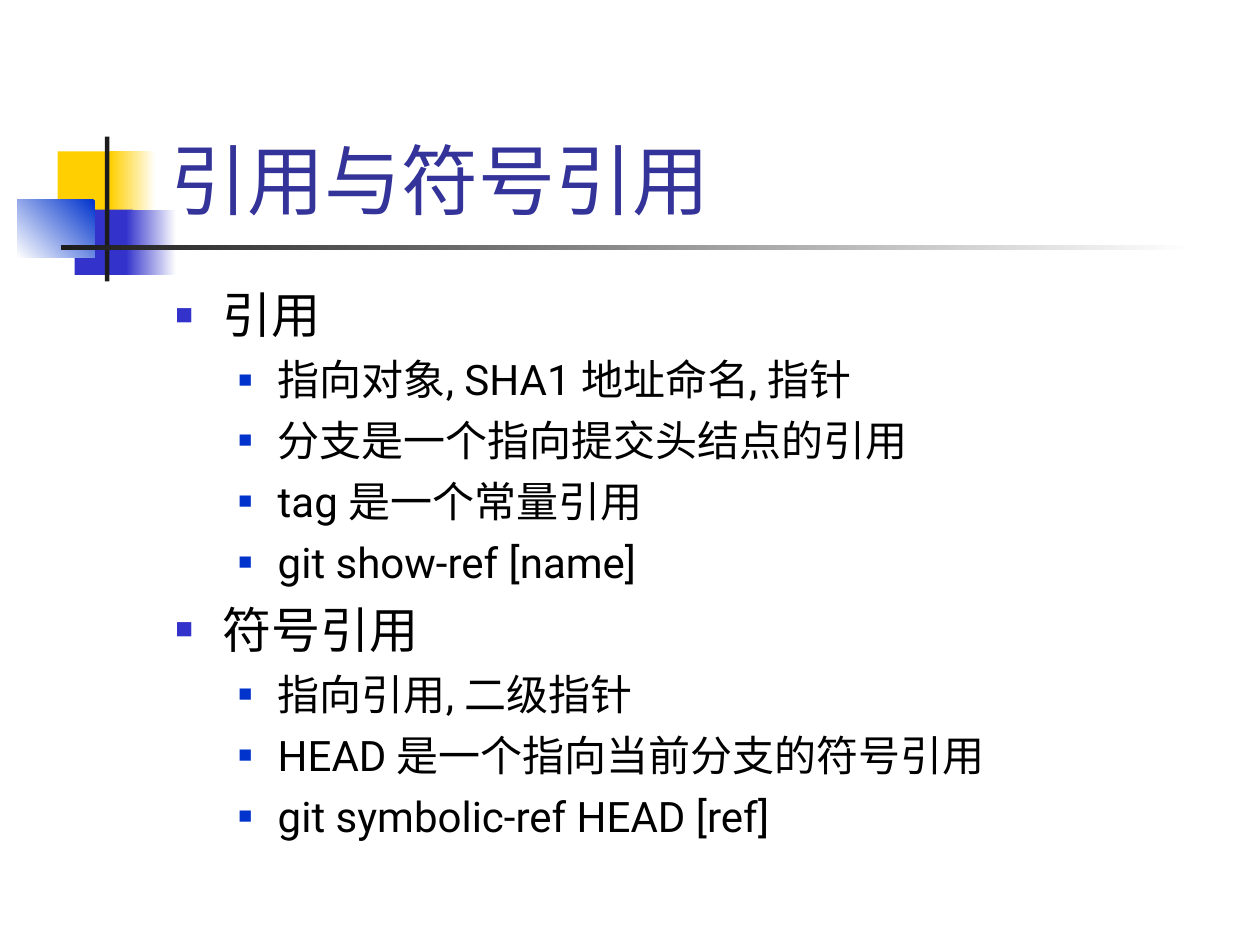
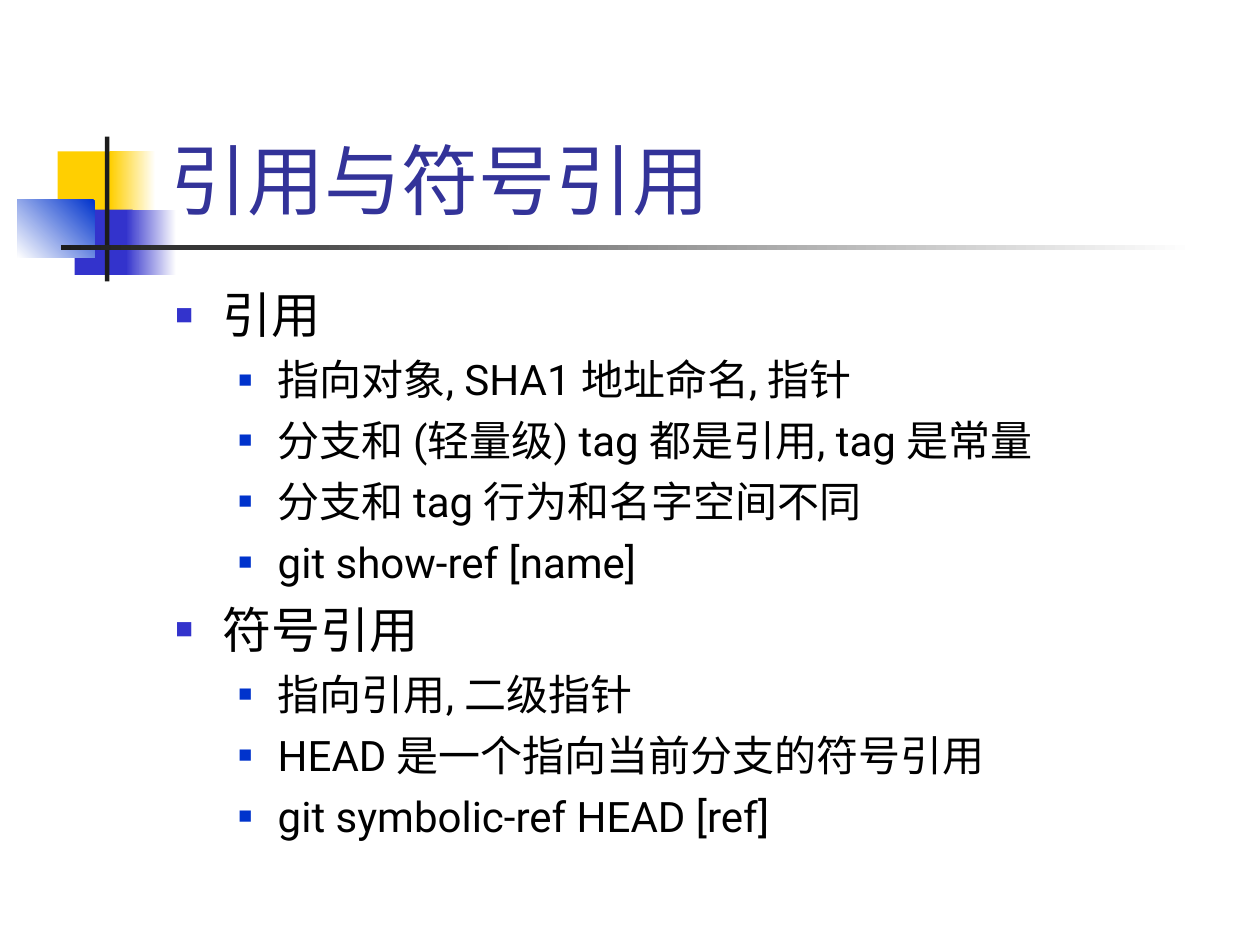
Before and after one commit to hanyong/git-inner-and-use, a slide deck: slide 22 of git-inner-and-use.ppt. Drawn at 1260x945 pixels with LibreOffice and Linux fonts; fonts in the diff are those of the drawing. Boxes give left, top, right and bottom in pixels: in the first picture for what was removed or moved away, otherwise in the second. Text is boxed around its words. In the diff, an @@ line names an element or a change of style, - is before the commit and + after.

```diff
--- a/git-inner-and-use.ppt
+++ b/git-inner-and-use.ppt
@@ text at (278,420,1033,526): text changed @@
-  ■ 分支是一个指向提交头结点的引用
-  ■ tag 是一个常量引用
+  ■ 分支和 (轻量级) tag 都是引用, tag 是常量
+  ■ 分支和 tag 行为和名字空间不同
```
Also in this commit, not shown: 3 other slides changed, 3 slides added, 1 slide removed.
